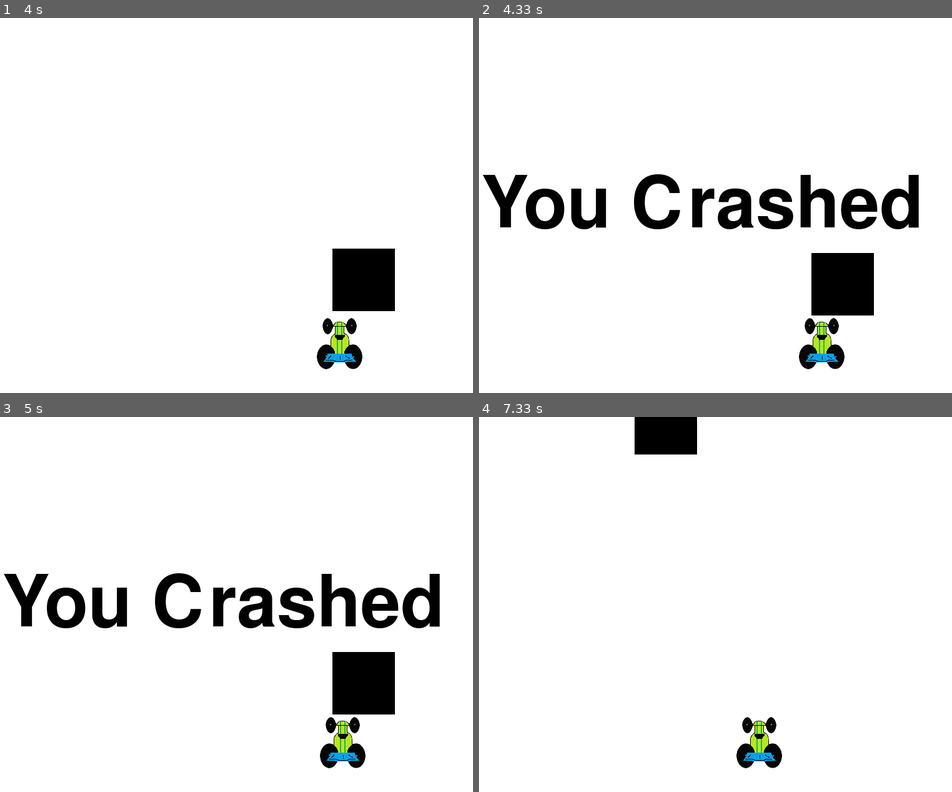
Above: before the commit, frames 1-4 (two rows, left to right).
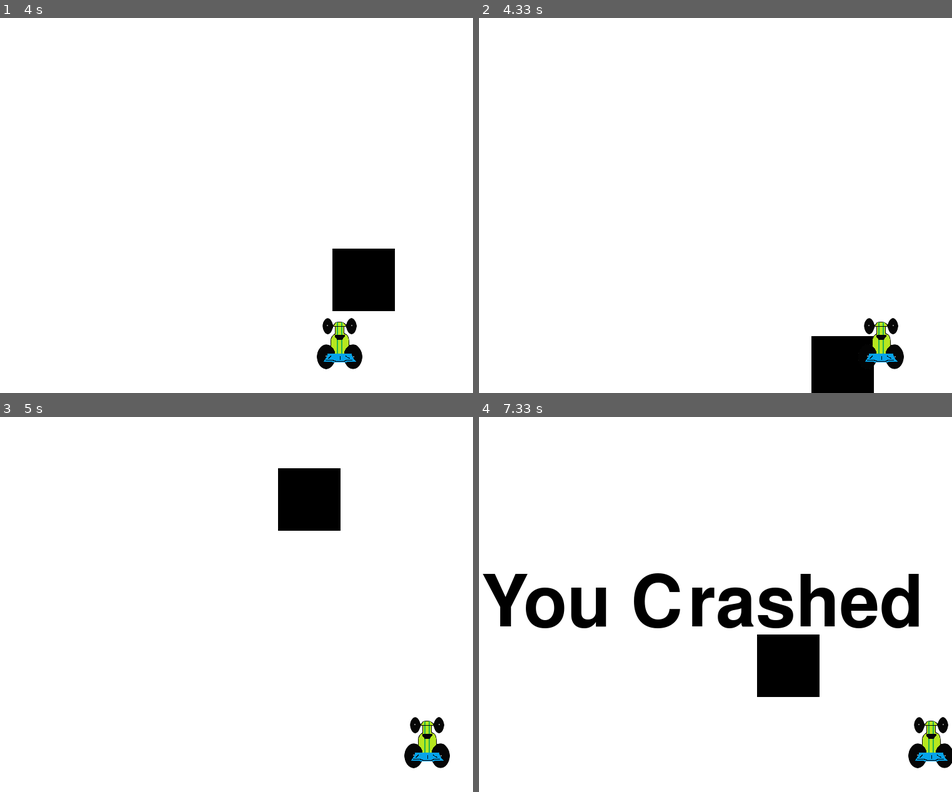
Above: after the commit, the same moments.

Repository: ForestMilles/homework
Game: pygame game, started from pygame--practice/car race.py
The game is run twice, just before and just after one commit, with the same random seed, the same clock (stepped at 60 frames per second) and the same inputs.
Inputs:
- Up to frame 1 (4 s): hold Right 0.33-0.8 s; hold Right 0.83-1.3 s; hold Left 1.33-1.87 s; hold Left 1.9-2.3 s; hold Right 2.33-2.97 s; hold Left 3-3.47 s; hold Right 3.5-3.97 s
- Up to frame 2 (4.33 s): hold Right from 4 s (still down)
- Up to frame 3 (5 s): release Right at 4.47 s
- Up to frame 4 (7.33 s): hold Right 5.5-6.13 s; hold Left 6.17-6.63 s; hold Right 6.67-7.13 s; hold Right from 7.17 s (still down)

Frame 1 is identical in both runs. In frame 2, 11% of the frame differs, in the area x 0-93%, y 41-100%; in frame 3, 12%, in the area x 0-96%, y 13-94%; in frame 4, 11%.

Commit message:
pygame step 6 sry made counting error

Diff:
--- a/pygame--practice/car race.py
+++ b/pygame--practice/car race.py
@@ -20,8 +20,11 @@
 carImg = pygame.image.load('racecar.png')
 
 
+
 def things(thingx, thingy, thingw, thingh, color):
     pygame.draw.rect(gameDisplay, color, [thingx, thingy, thingw, thingh])
+
+
 
 
 def car(x, y):
@@ -84,6 +87,7 @@
         x += x_change
         gameDisplay.fill(white)
 
+
         # things(thingx, thingy, thingw, thingh, color)
         things(thing_startx, thing_starty, thing_width, thing_height, black)
         thing_starty += thing_speed
@@ -96,14 +100,6 @@
             thing_starty = 0 - thing_height
             thing_startx = random.randrange(0, display_width)
 
-        if y < thing_starty + thing_height:
-            print('y crossover')
-
-            if x > thing_startx and x < thing_startx + thing_width or x + car_width > thing_startx and x + car_width < thing_startx + thing_width:
-                print('x crossover')
-                crash()
-
-
         pygame.display.update()
         clock.tick(60)
 
